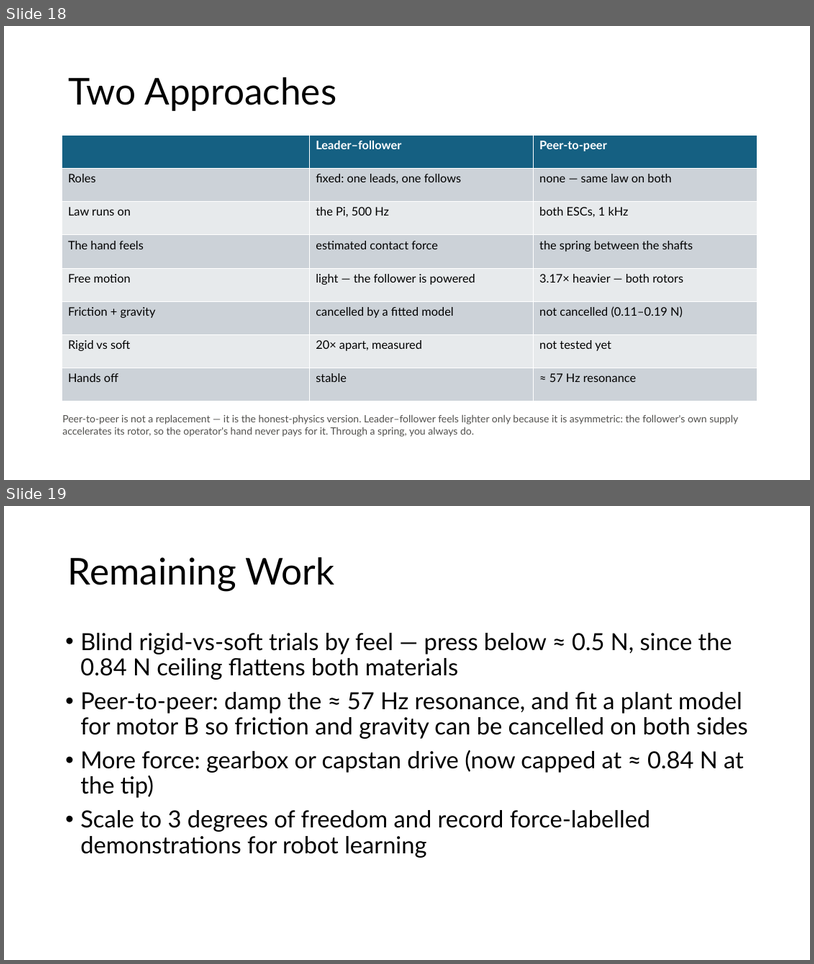
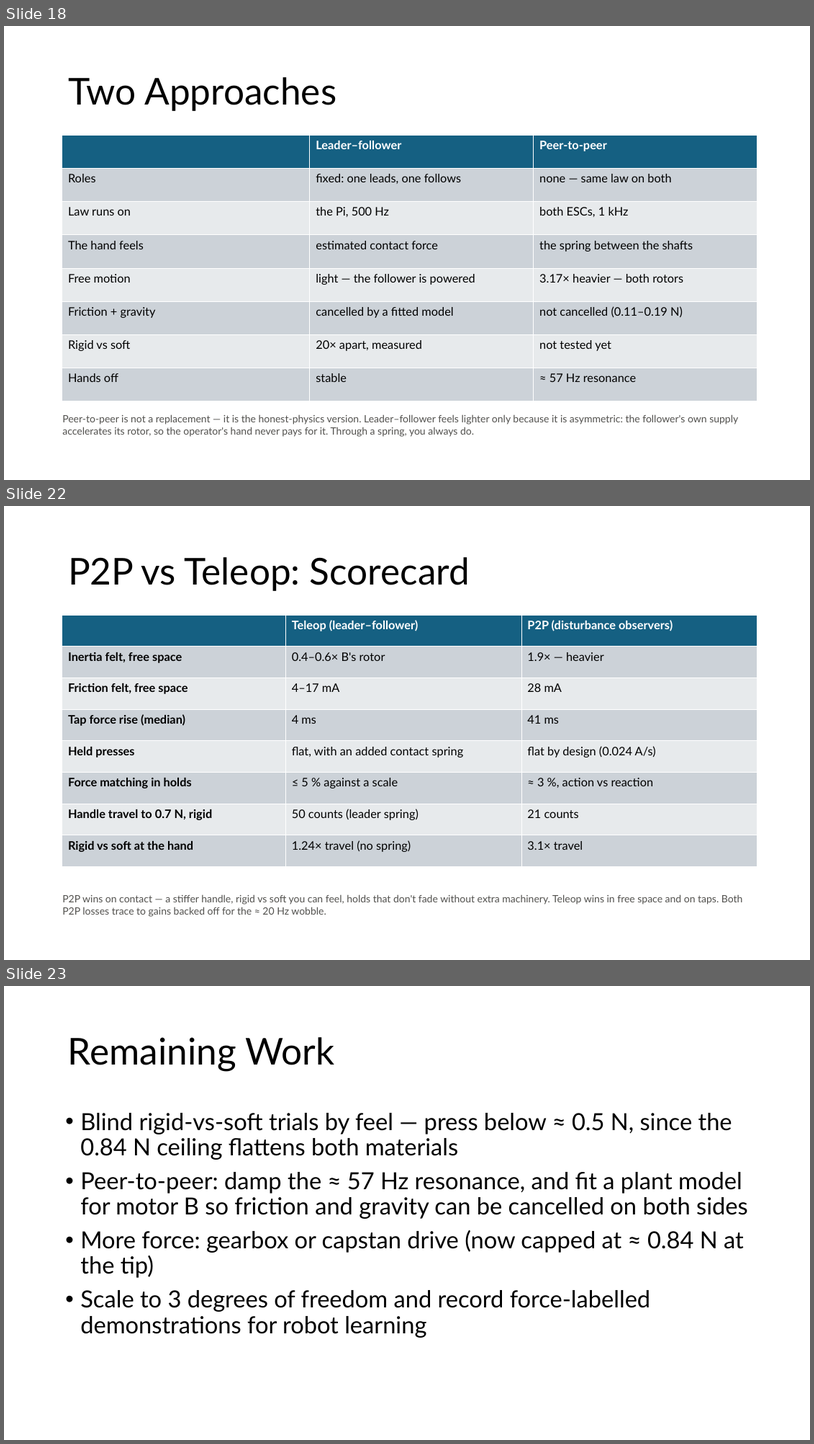
Before and after one commit to JayChintala/1DOF-FOC-Force-Feedback, a slide deck: ESC_based/presentation/Force-Aware Telepresence for Robot Learning.pptx. Shown one above the other, each under a label of ours: slides 18 and 19 before the commit, slides 18, 22 and 23 after it; the slides between them are not shown. The pictures are 814x964 and 814x1444 pixels, drawn with LibreOffice and Linux fonts; fonts in the diff are those of the drawing. Boxes give left, top, right and bottom in pixels: in the first picture for what was removed or moved away, otherwise in the second. Text is boxed around its words. In the diff, an @@ line names an element or a change of style, - is before the commit and + after.

```diff
--- a/ESC_based/presentation/Force-Aware Telepresence for Robot Learning.pptx
+++ b/ESC_based/presentation/Force-Aware Telepresence for Robot Learning.pptx
@@ slide 22 added at [4, 506, 810, 960], background #FFFFFF @@
@@ title added at [68, 557, 470, 591], 44 pt, text #000000 @@
+P2P vs Teleop: Scorecard
@@ table added at [62, 615, 758, 867], 8 rows, 3 columns @@
+ | Teleop (leader–follower) | P2P (disturbance observers)
+Inertia felt, free space | 0.4–0.6× B's rotor | 1.9× — heavier
+Friction felt, free space | 4–17 mA | 28 mA
+Tap force rise (median) | 4 ms | 41 ms
+Held presses | flat, with an added contact spring | flat by design (0.024 A/s)
+Force matching in holds | ≤ 5 % against a scale | ≈ 3 %, action vs reaction
+Handle travel to 0.7 N, rigid | 50 counts (leader spring) | 21 counts
+Rigid vs soft at the hand | 1.24× travel (no spring) | 3.1× travel
@@ text added at [62, 894, 743, 916], 12 pt, text #52514E @@
+P2P wins on contact — a stiffer handle, rigid vs soft you can feel, holds that don't fade without extra machinery. Teleop wins in free space and on taps. Both P2P losses trace to gains backed off for the ≈ 20 Hz wobble.
@@ what was slide 19 is now slide 23 @@
```
Also in this commit, not shown: 3 other slides added, 1 other file.
